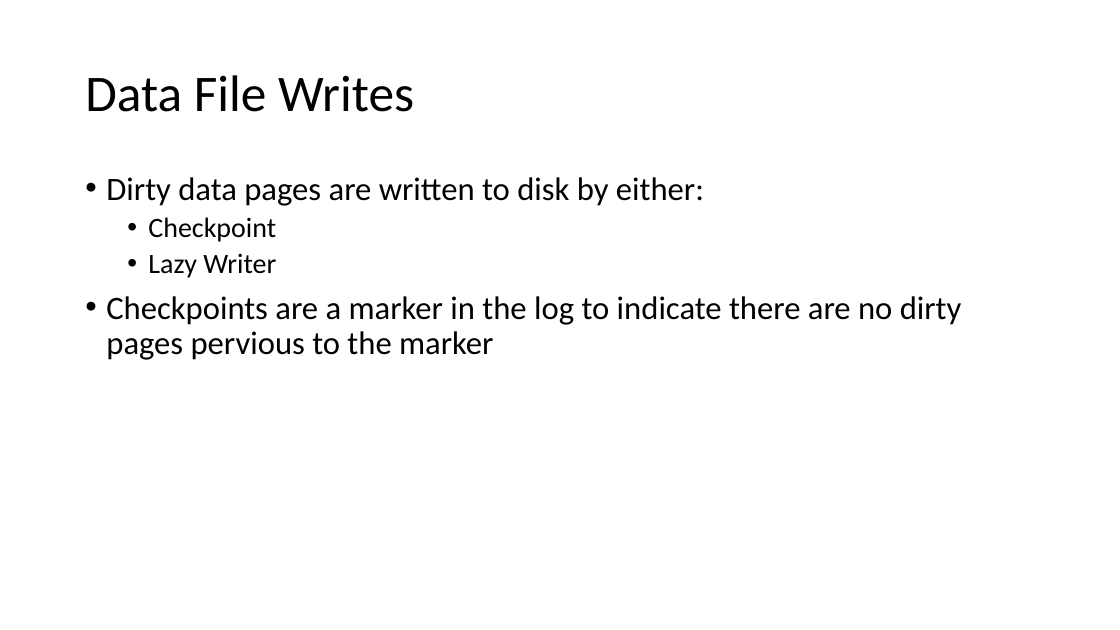
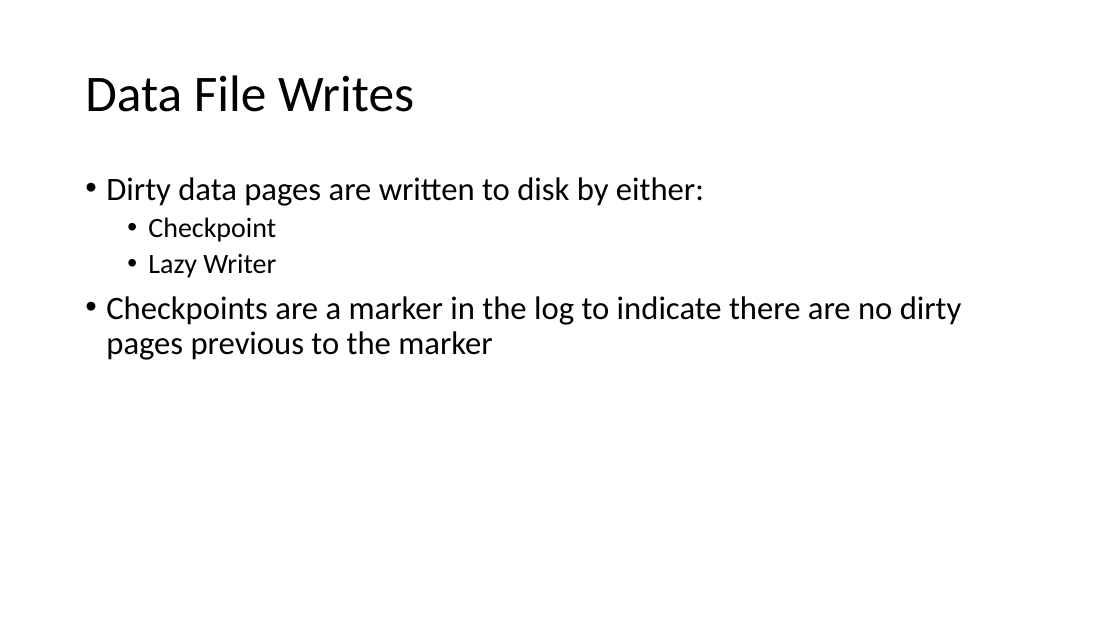
Before and after one commit to sabinio/SQLTraining, a slide deck: slide 7 of Slides/1. Logging.pptx. Drawn at 1120x630 pixels with LibreOffice and Linux fonts; fonts in the diff are those of the drawing. Boxes give left, top, right and bottom in pixels: in the first picture for what was removed or moved away, otherwise in the second. Text is boxed around its words. In the diff, an @@ line names an element or a change of style, - is before the commit and + after.

```diff
--- a/Slides/1. Logging.pptx
+++ b/Slides/1. Logging.pptx
@@ text at <box>106,296,962,360</box>: text changed @@
-• Checkpoints are a marker in the log to indicate there are no dirty pages pervious to the marker
+• Checkpoints are a marker in the log to indicate there are no dirty pages previous to the marker
```
Also in this commit, not shown: 5 other slides changed, 4 slides added, 1 slide removed.
